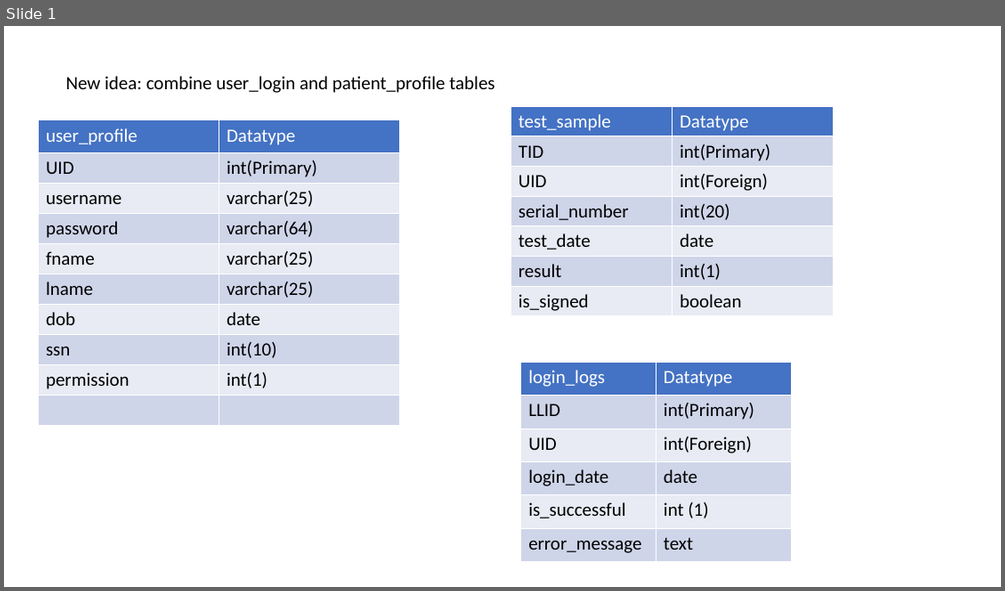
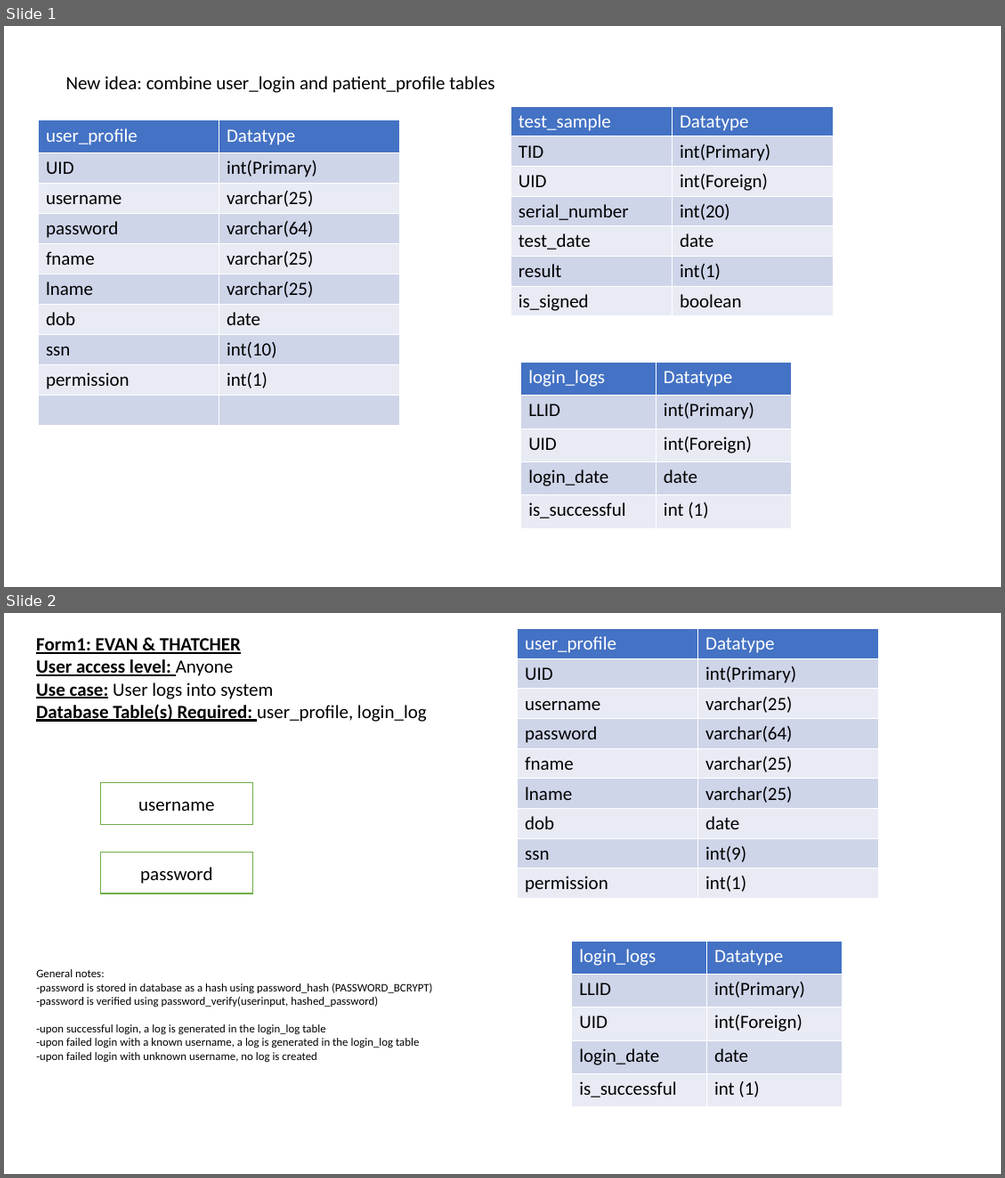
Before and after one commit to evanjam/CovidTestingSite, a slide deck: docs/Database/tables&forms.pptx. Shown one above the other, each under a label of ours: slide 1 before the commit, slides 1 and 2 after it. The pictures are 1005x591 and 1005x1178 pixels, drawn with LibreOffice and Linux fonts; fonts in the diff are those of the drawing. Boxes give left, top, right and bottom in pixels: in the first picture for what was removed or moved away, otherwise in the second. Text is boxed around its words. In the diff, an @@ line names an element or a change of style, - is before the commit and + after.

Commit message:
step#1
login log implemented for successful login
database updated
(some) documentation updated

```diff
--- a/docs/Database/tables&forms.pptx
+++ b/docs/Database/tables&forms.pptx
@@ slide 2 added at (x1=4, y1=613, x2=1001, y2=1174), background #FFFFFF @@
@@ text added at (x1=36, y1=638, x2=427, y2=722), 18 pt, text #000000, bold, underline @@
+Form1: EVAN & THATCHER
+User access level: Anyone
+Use case: User logs into system
+Database Table(s) Required: user_profile, login_log
@@ table added at (x1=518, y1=629, x2=880, y2=898), 9 rows, 2 columns @@
+user_profile | Datatype
+UID | int(Primary)
+username | varchar(25)
+password | varchar(64)
+fname | varchar(25)
+lname | varchar(25)
+dob | date
+ssn | int(9)
+permission | int(1)
@@ rectangle added at (x1=100, y1=783, x2=253, y2=825), fill #FFFFFF, outline #70AD47 1 pt, 18 pt, text #000000 @@
+username
@@ rectangle added at (x1=100, y1=852, x2=253, y2=893), fill #FFFFFF, outline #70AD47 1 pt, 18 pt, text #000000 @@
+password
@@ table added at (x1=572, y1=941, x2=842, y2=1107), 5 rows, 2 columns @@
+login_logs | Datatype
+LLID | int(Primary)
+UID | int(Foreign)
+login_date | date
+is_successful | int (1)
@@ text added at (x1=36, y1=969, x2=433, y2=1062), 11 pt, text #000000 @@
+General notes:
+-password is stored in database as a hash using password_hash (PASSWORD_BCRYPT)
+-password is verified using password_verify(userinput, hashed_password)
+-upon successful login, a log is generated in the login_log table
+-upon failed login with a known username, a log is generated in the login_log table
+-upon failed login with unknown username, no log is created
@@ slide 1 changed as well @@
@@ table at (x1=521, y1=362, x2=793, y2=528) @@
-row 6: error_message | text
```
Also in this commit, not shown: 2 other slides changed, 7 other files.
